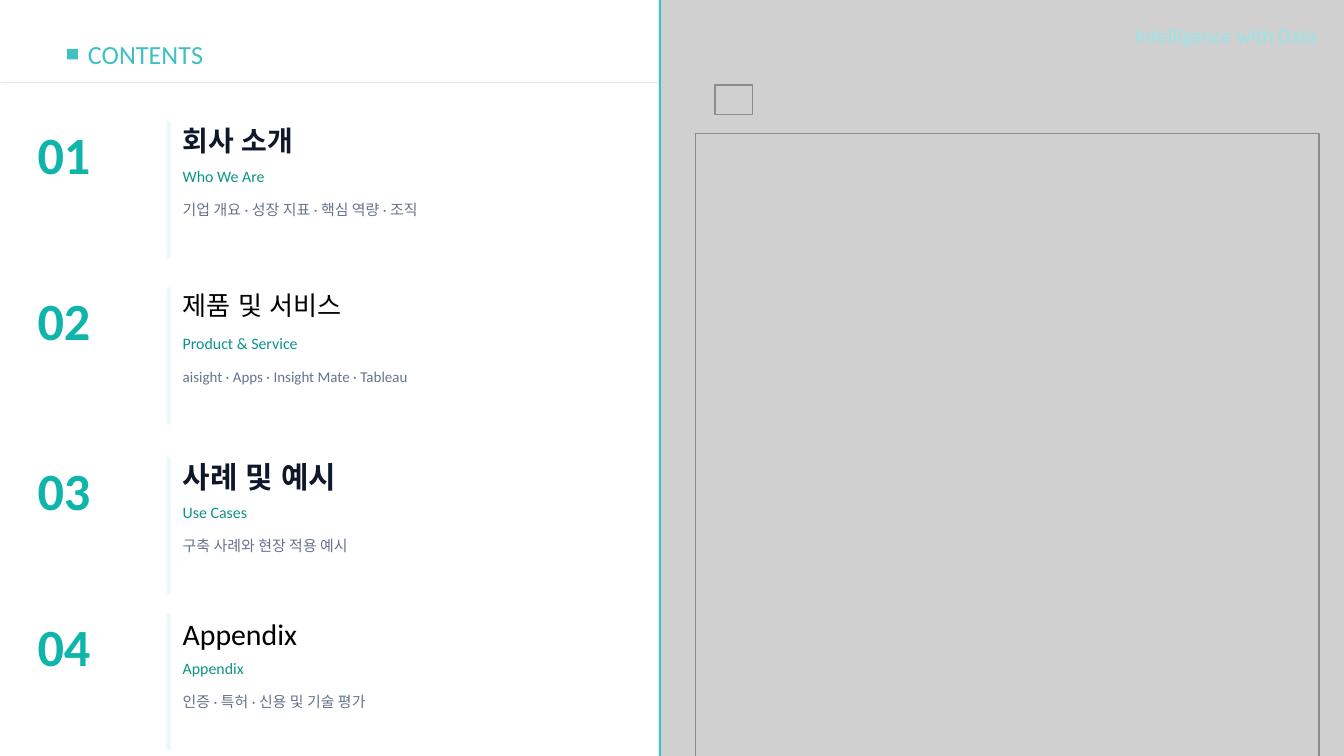
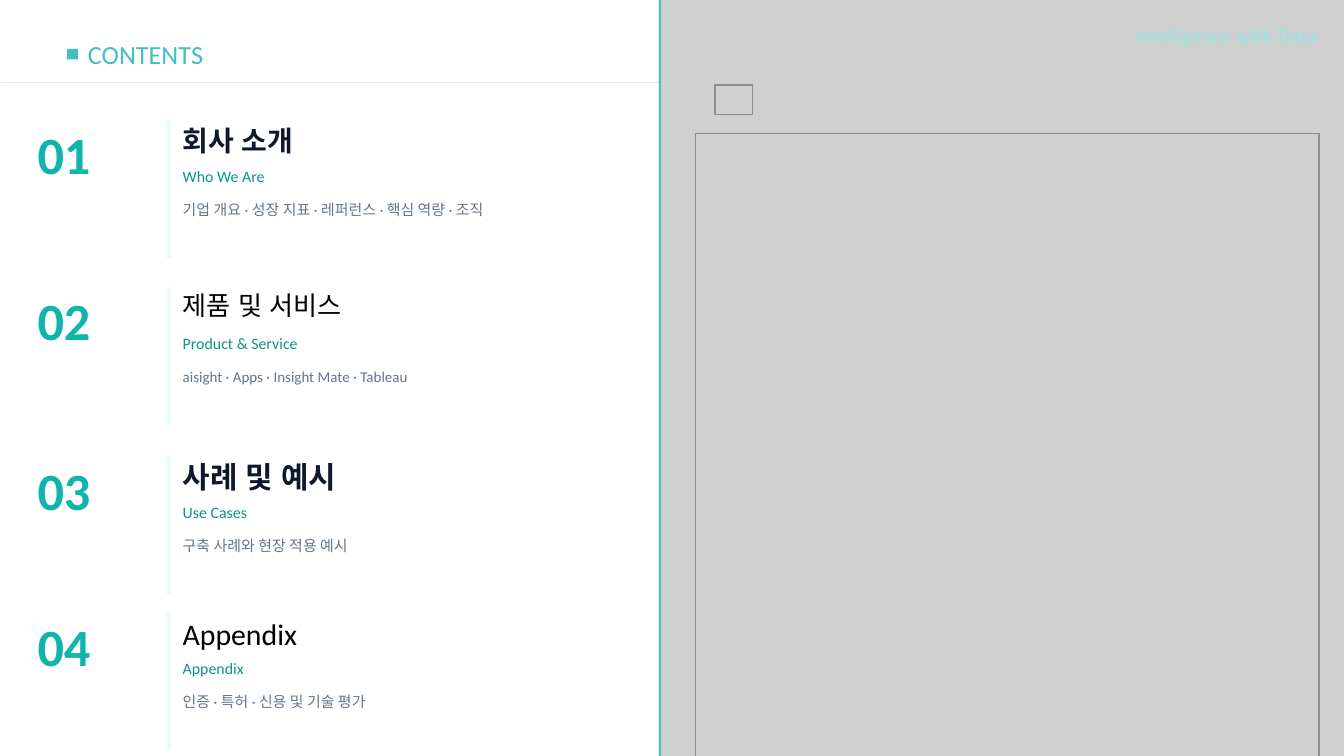
Before and after one commit to sellect-team/doc, a slide deck: slide 2 of docs/company/_source/company-intro-2026.pptx. Drawn at 1344x756 pixels with LibreOffice and Linux fonts; fonts in the diff are those of the drawing; grey boxes stand for pictures. Boxes give left, top, right and bottom in pixels: in the first picture for what was removed or moved away, otherwise in the second. Text is boxed around its words. In the diff, an @@ line names an element or a change of style, - is before the commit and + after.

```diff
--- a/docs/company/_source/company-intro-2026.pptx
+++ b/docs/company/_source/company-intro-2026.pptx
@@ text at [183, 202, 483, 216]: text changed @@
-기업 개요 · 성장 지표 · 핵심 역량 · 조직
+기업 개요 · 성장 지표 · 레퍼런스 · 핵심 역량 · 조직
```
Also in this commit, not shown: 7 other slides changed, 1 slide added, 33 other files.
